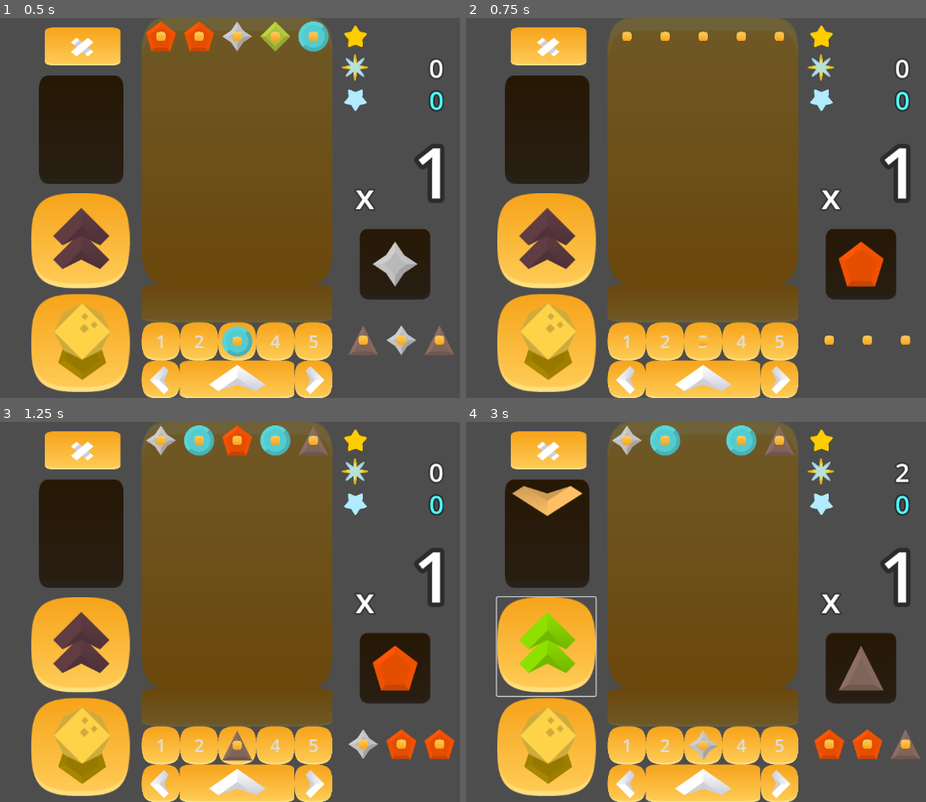
Above: before the commit, frames 1-4 (two rows, left to right).
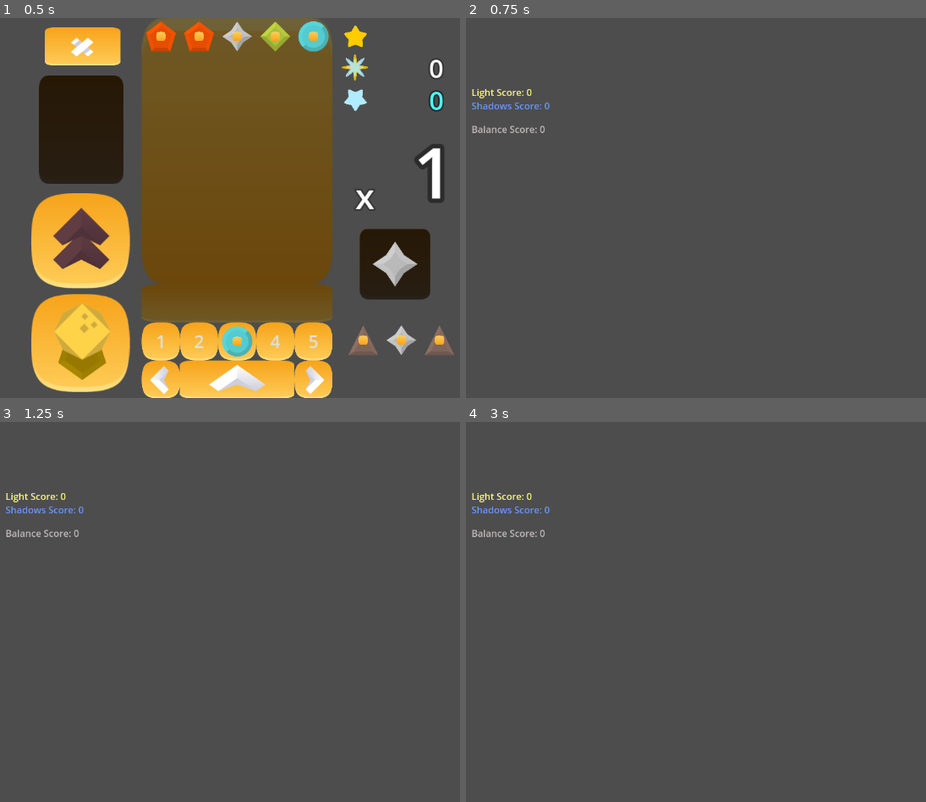
Above: after the commit, the same moments.

Repository: jefbt/SoulAlchemy
Game: Godot game, scene res://scenes/game.tscn
Two runs of this game, one before a commit and one after it. Both use one fixed random seed, a clock stepped at 60 frames per second and the inputs below.
Inputs (mouse positions are in pixels of both pictures, inside the frame that each line leads up to):
- Up to frame 1 (0.5 s): no input
- Up to frame 2 (0.75 s): click (548, 48) at 0.5 s
- Up to frame 3 (1.25 s): no input
- Up to frame 4 (3 s): click (705, 783) at 1.27 s; click (705, 783) at 2.02 s; click (544, 646) at 2.77 s

Frame 1 is identical in both runs. In frame 2, 61% of the frame differs, in the area x 1-97%, y 0-100%; in frame 3, 62%; in frame 4, 63%, in the area x 1-99%, y 0-100%.

Commit message:
changed drop count to 6 instead of 5

Diff:
--- a/scripts/game_manager.gd
+++ b/scripts/game_manager.gd
@@ -110,9 +110,7 @@
 	Globals.light_score = light_score
 	Globals.shadows_score = shadows_score
 	Globals.balance_score = balance_score
-	#get_tree().change_scene_to_file("res://scenes/high_score.tscn")
-	get_tree().reload_current_scene()
-	# TODO show highscore again
+	get_tree().change_scene_to_file("res://scenes/high_score.tscn")
 
 func change_mode(new_mode: Mode):
 	self.mode = new_mode
@@ -227,8 +225,10 @@
 func check_needs_falling():
 	if reseting_drop: return
 	drop += 1
-	update_drop_symbols()
-	if drop >= drop_symbols.size(): reseting_drop = true
+	if drop >= drop_symbols.size() + 1:
+		reseting_drop = true
+	else:
+		update_drop_symbols()
 
 func clean_up_falling():
 	for row in falling_objects.keys():
@@ -424,6 +424,7 @@
 	score_balance.text = str(balance_score)
 
 func calc_balance_score():
+	# TODO balance score is not getting the desired results
 	var diff = abs(light_score - shadows_score)
 	var best = max(light_score, shadows_score)
 	var worst = min(light_score, shadows_score)
